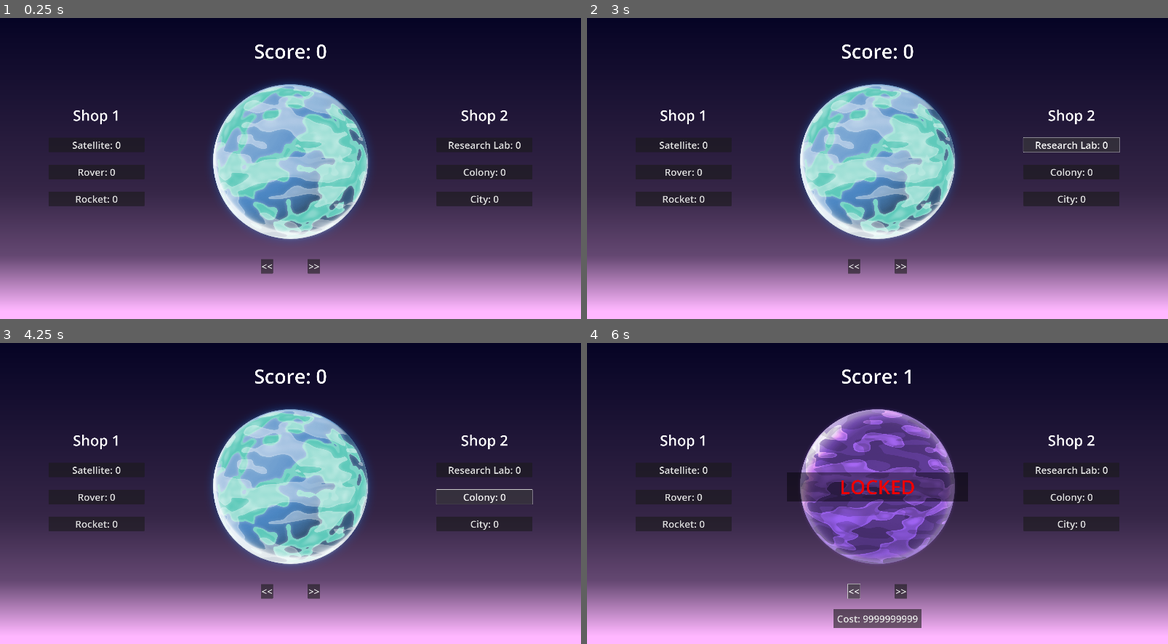
Above: before the commit, frames 1-4 (two rows, left to right).
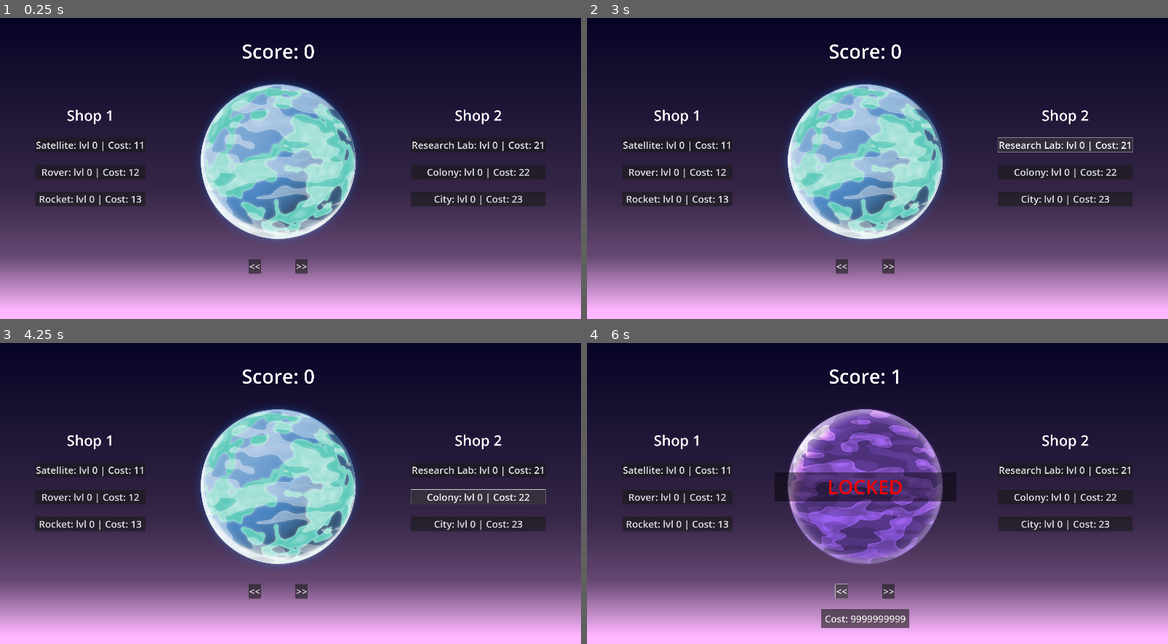
Above: after the commit, the same moments.

Repository: JStaed/planet-clicker-game
Game: Godot game, scene res://scenes/main.tscn
The game is run twice, just before and just after one commit, with the same random seed, the same clock (stepped at 60 frames per second) and the same inputs. The project has no main scene, so this scene is started directly.
Inputs (mouse positions are in pixels of both pictures, inside the frame that each line leads up to; where the layout moved, square brackets give the same spot in the first picture):
- Up to frame 1 (0.25 s): no input
- Up to frame 2 (3 s): click "Satellite: 0" (after the commit: "Satellite: lvl 0 | Cost: 11") at 0.5 s; click "Rover: 0" (after the commit: "Rover: lvl 0 | Cost: 12") at 1.25 s; click "Rocket: 0" (after the commit: "Rocket: lvl 0 | Cost: 13") at 2 s; click "Research Lab: 0" (after the commit: "Research Lab: lvl 0 | Cost: 21") at 2.75 s
- Up to frame 3 (4.25 s): click "Colony: 0" (after the commit: "Colony: lvl 0 | Cost: 22") at 3.5 s
- Up to frame 4 (6 s): click "City: 0" (after the commit: "City: lvl 0 | Cost: 23") at 4.25 s; click (865, 487) [877, 487] at 5 s; click "<<" at 5.75 s

The runs differ from the first frame. In frame 1, 11% of the frame differs, in the area x 6-94%, y 8-86%; in frame 2, 11%; in frame 3, 11%; in frame 4, 11%, in the area x 6-94%, y 8-95%.

Commit message:
35 minutes

Diff:
--- a/scenes/main.tscn
+++ b/scenes/main.tscn
@@ -261,3 +261,4 @@
 [connection signal="pressed" from="CanvasLayer/Control/CanvasContainer/Right/ShopButton" to="CanvasLayer/Control" method="_on_click_shop_1_2"]
 [connection signal="pressed" from="CanvasLayer/Control/CanvasContainer/Right/ShopButton2" to="CanvasLayer/Control" method="_on_click_shop_2_2"]
 [connection signal="pressed" from="CanvasLayer/Control/CanvasContainer/Right/ShopButton3" to="CanvasLayer/Control" method="_on_click_shop_3_2"]
+[connection signal="timeout" from="ScorePerSecond" to="CanvasLayer/Control" method="_on_score_per_second_timeout"]
--- a/scripts/control_manager.gd
+++ b/scripts/control_manager.gd
@@ -75,33 +75,34 @@
 	10
 ]
 
+func _ready() -> void:
+	$CanvasContainer/Middle/ScoreLabel.text = "Score: " + str(score)
+	update_planet_sprite()
+	update_prices()
+
 func purchase_upgrade(upgradeID: int, shopID: int):
 	if shopID == 0: # Shop 1
 		if score >= shop_1_prices[upgradeID]:
 			score -= shop_1_prices[upgradeID]
 			shop_1_prices[upgradeID] = int(floor(shop_1_prices[upgradeID] + (shop_1_prices[upgradeID] * PRICE_RATIO)))
 			upgrade_levels[upgradeID] += 1
-			match upgradeID:
-				0:
-					$CanvasContainer/Left/ShopButton.text = "Satellite: lvl " + upgrade_levels[0] + " | Cost: " + shop_1_prices[upgradeID]
-				1:
-					$CanvasContainer/Left/ShopButton2.text = "Rover: lvl " + upgrade_levels[1] + " | Cost: " + shop_1_prices[upgradeID]
-				2:
-					$CanvasContainer/Left/ShopButton3.text = "Rocket: lvl " + upgrade_levels[2] + " | Cost: " + shop_1_prices[upgradeID]
+			update_prices()
 			register_upgrade(upgradeID, shopID)
 	elif shopID == 1: # Shop 2
 		if score >= shop_2_prices[upgradeID]:
 			score -= shop_2_prices[upgradeID]
 			shop_2_prices[upgradeID] = int(floor(shop_2_prices[upgradeID] + (shop_2_prices[upgradeID] * PRICE_RATIO)))
 			upgrade_levels[upgradeID] += 1
-			match upgradeID:
-				0:
-					$CanvasContainer/Right/ShopButton.text = "Research Lab: lvl " + upgrade_levels[3] + " | Cost: " + shop_2_prices[upgradeID]
-				1:
-					$CanvasContainer/Right/ShopButton2.text = "Colony: lvl " + upgrade_levels[4] + " | Cost: " + shop_2_prices[upgradeID]
-				2:
-					$CanvasContainer/Right/ShopButton3.text = "City: lvl " + upgrade_levels[5] + " | Cost: " + shop_2_prices[upgradeID]
+			update_prices()
 			register_upgrade(upgradeID, shopID)
+
+func update_prices() -> void:
+	$CanvasContainer/Left/ShopButton.text = "Satellite: lvl " + str(upgrade_levels[0]) + " | Cost: " + str(shop_1_prices[0])
+	$CanvasContainer/Left/ShopButton2.text = "Rover: lvl " + str(upgrade_levels[1]) + " | Cost: " + str(shop_1_prices[1])
+	$CanvasContainer/Left/ShopButton3.text = "Rocket: lvl " + str(upgrade_levels[2]) + " | Cost: " + str(shop_1_prices[2])
+	$CanvasContainer/Right/ShopButton.text = "Research Lab: lvl " + str(upgrade_levels[3]) + " | Cost: " + str(shop_2_prices[0])
+	$CanvasContainer/Right/ShopButton2.text = "Colony: lvl " + str(upgrade_levels[4]) + " | Cost: " + str(shop_2_prices[1])
+	$CanvasContainer/Right/ShopButton3.text = "City: lvl " + str(upgrade_levels[5]) + " | Cost: " + str(shop_2_prices[2])
 
 func register_upgrade(upgradeID: int, shopID: int):
 	if shopID == 0:
@@ -158,3 +159,7 @@
 func _on_click_shop_3_2() -> void:
 	purchase_upgrade(2, 1)
 # -----------
+
+
+func _on_score_per_second_timeout() -> void:
+	score += score_per_second * (selected_sprite+1)
